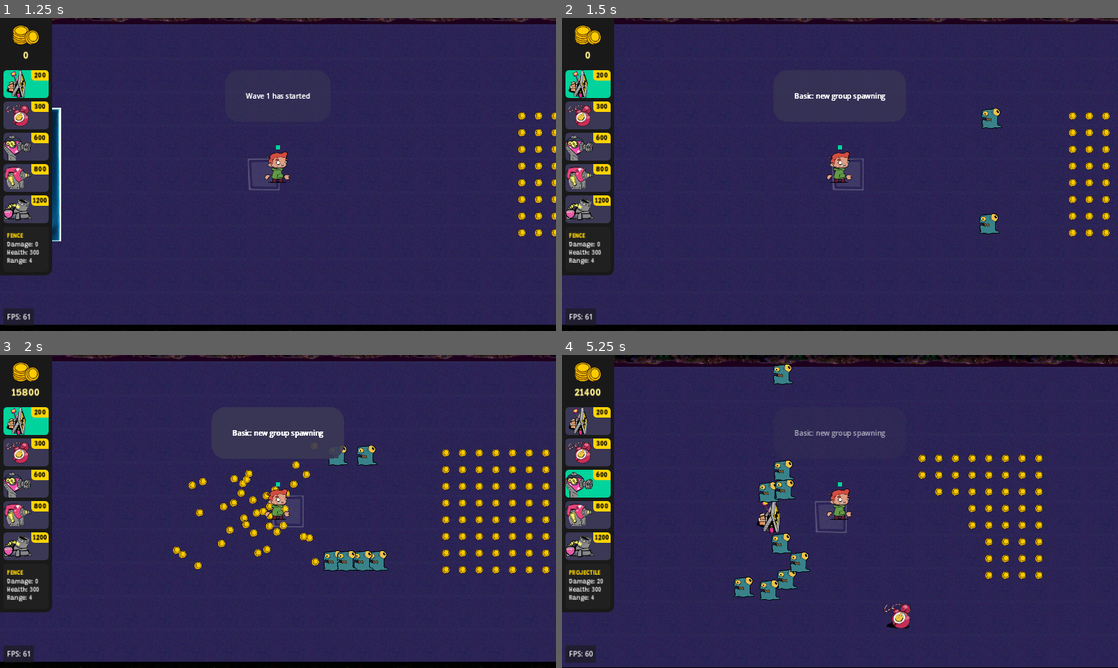
Above: before the commit, frames 1-4 (two rows, left to right).
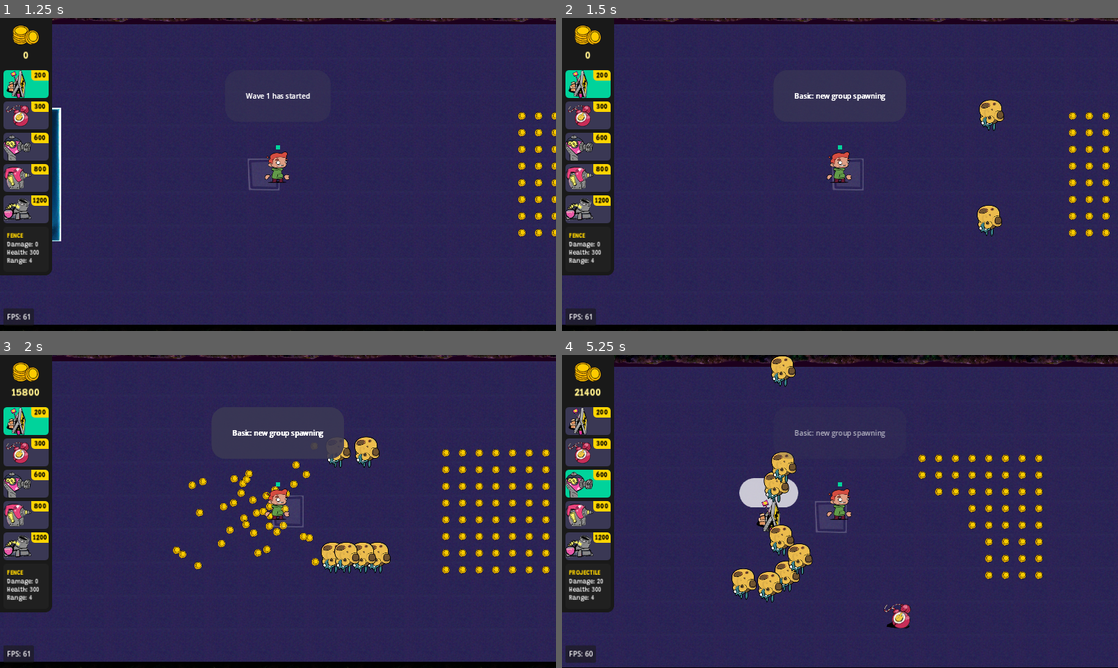
Above: after the commit, the same moments.

Repository: Slushie-Defense/Slushie
Game: Godot game, scene res://Levels/SplashScreen/SplashScreen.tscn
Same seed, same stepped clock (60 frames per second), same inputs: the game is played once before the commit and once after it. Sound files missing from this copy of the repository are replaced by a short silence.
Inputs:
- Up to frame 1 (1.25 s): click "Start" at 0.5 s
- Up to frame 2 (1.5 s): tap Enter (StartButton) at 1.25 s; hold Right (RightButton) from 1.28 s (still down); hold Space (ActionButton) from 1.28 s (still down)
- Up to frame 3 (2 s): keep holding Right (RightButton); keep holding Space (ActionButton)
- Up to frame 4 (5.25 s): release Right (RightButton) at 2.03 s; release Space (ActionButton) at 2.03 s; hold Down (DownButton) 2.03-2.78 s; tap Tab (SelectItemButton) at 2.1 s; hold Right (RightButton) 2.78-3.53 s; tap Enter (StartButton) at 2.85, 5.1 s; hold Up (UpButton) 3.53-4.28 s; tap Space (ActionButton) at 3.6 s; hold Tab (SelectItemButton) 4.28-5.03 s; hold Left (LeftButton) from 4.28 s (still down)

Frame 1 is identical in both runs. In frame 2, 0.6% of the frame differs, in the area x 74-80%, y 26-70%; in frame 3, 1.4%; in frame 4, 3.0%, in the area x 30-46%, y 0-80%.

Commit message:
Floaters Explode

Diff:
--- a/Autoload/UnitData.gd
+++ b/Autoload/UnitData.gd
@@ -25,41 +25,41 @@
 func _ready():
 	# STRUCTURES
 	# Setup FENCE
-	FENCE.attack_damage = 0.0
 	FENCE.type = structure_list.FENCE
 	FENCE.unit_name = "FENCE"
 	FENCE.cost = 200
+	FENCE.attack_damage = 0.0
 	FENCE.ui_sprite = load("res://Sprites/Structures/Fence/128x192Fence.png")
 	# Setup LANDMINE
-	LANDMINE.attack_damage = 100.0
 	LANDMINE.delay_before_explode = 0.5
 	LANDMINE.type = structure_list.LANDMINE
 	LANDMINE.unit_name = "LANDMINE"
 	LANDMINE.cost = 300
+	LANDMINE.attack_damage = 100.0
 	LANDMINE.attack_radius = 80.0
 	LANDMINE.attack_range = 160.0
 	LANDMINE.ui_sprite = load("res://Sprites/Structures/Landmine/128x192Landmine.png")
 	# Setup SIEGE
-	SIEGE.attack_damage = 100.0
 	SIEGE.type = structure_list.SIEGE
 	SIEGE.unit_name = "SIEGE"
 	SIEGE.cost = 1200
+	SIEGE.attack_damage = 100.0
 	SIEGE.attack_radius = 128.0
 	SIEGE.attack_range = 640.0
 	SIEGE.ui_sprite = load("res://Sprites/Structures/Siege/128x192Siege.png")
 	# Setup INSTANT hit
-	INSTANT.attack_damage = 15.0
 	INSTANT.type = structure_list.INSTANT
 	INSTANT.unit_name = "INSTANT"
 	INSTANT.cost = 800
+	INSTANT.attack_damage = 15.0
 	INSTANT.attack_radius = 160.0
 	INSTANT.attack_range = 384.0
 	INSTANT.ui_sprite = load("res://Sprites/Structures/Instant/128x192Instant.png")
 	# Setup PROJECTILE hit
-	PROJECTILE.attack_damage = 20.0
 	PROJECTILE.type = structure_list.PROJECTILE
 	PROJECTILE.unit_name = "PROJECTILE"
 	PROJECTILE.cost = 600
+	PROJECTILE.attack_damage = 20.0
 	PROJECTILE.attack_radius = 128.0
 	PROJECTILE.attack_range = 512.0
 	PROJECTILE.ui_sprite = load("res://Sprites/Structures/Projectile/128x192Projectile.png")
--- a/Entities/Enemy/Enemy.gd
+++ b/Entities/Enemy/Enemy.gd
@@ -138,9 +138,24 @@
 			if first_collision_result.has_method("attack"):
 				# Create an attack class and pass it through
 				# This is a MELEE ATTACK
-				var attack = Attack.new()
-				attack.damage = enemy_data.attack_damage
-				first_collision_result.attack(attack)
+				match enemy_data.attack_type:
+					UnitData.enemy_attack_list.MELEE:
+						var attack = Attack.new()
+						attack.damage = enemy_data.attack_damage
+						first_collision_result.attack(attack)
+					UnitData.enemy_attack_list.EXPLODE:
+						_explode_attack()
+					UnitData.enemy_attack_list.SIEGE:
+						pass
+
+func _explode_attack():
+	var explosion_scene = load("res://Entities/Explosion/ExplosionAOE.tscn")
+	var explosion = explosion_scene.instantiate()
+	explosion.attack_damage = enemy_data.attack_damage
+	get_tree().get_root().add_child(explosion)
+	explosion._set_attack_player_and_structures()
+	explosion.global_position = global_position
+	call_deferred("queue_free") # Destroy self
 
 func _on_vision_body_entered(body):
 	if body.has_method("attack"):
--- a/Entities/Enemy/Enemy.tscn
+++ b/Entities/Enemy/Enemy.tscn
@@ -17,6 +17,7 @@
 collision_mask = 15
 motion_mode = 1
 script = ExtResource("1_ff1tq")
+enemy_type = 2
 
 [node name="CollisionShape2D" type="CollisionShape2D" parent="."]
 z_index = 1
--- a/Entities/Explosion/AOEDamage.gd
+++ b/Entities/Explosion/AOEDamage.gd
@@ -13,6 +13,9 @@
 var explosion_radius : float = 96.0
 var max_number_nodes_that_can_be_detected : int = 8
 
+# Friendly file or not
+var attack_player_and_structures : bool = false
+
 func _ready():
 	# Sprite scale
 	var explosion_diameter : float = explosion_radius * 2
@@ -23,6 +26,22 @@
 	collision_detection.max_results = max_number_nodes_that_can_be_detected
 	collision_detection.shape.radius = explosion_radius
 	collision_detection.enabled = false
+
+	# Attack ENEMY or FRIENDLY
+	_set_attack_enemies() # Default
+
+func _set_attack_enemies():
+	# Attack enemy
+	collision_detection.set_collision_mask_value(1, false)
+	collision_detection.set_collision_mask_value(2, false)
+	collision_detection.set_collision_mask_value(3, false)
+	collision_detection.set_collision_mask_value(4, true) # Attack Enemy
+
+func _set_attack_player_and_structures():
+	collision_detection.set_collision_mask_value(1, false)
+	collision_detection.set_collision_mask_value(2, true) # Attack Player
+	collision_detection.set_collision_mask_value(3, true) # Attack Player Structures
+	collision_detection.set_collision_mask_value(4, false)
 
 func _deal_damage():
 	#print("AOE went off!")
